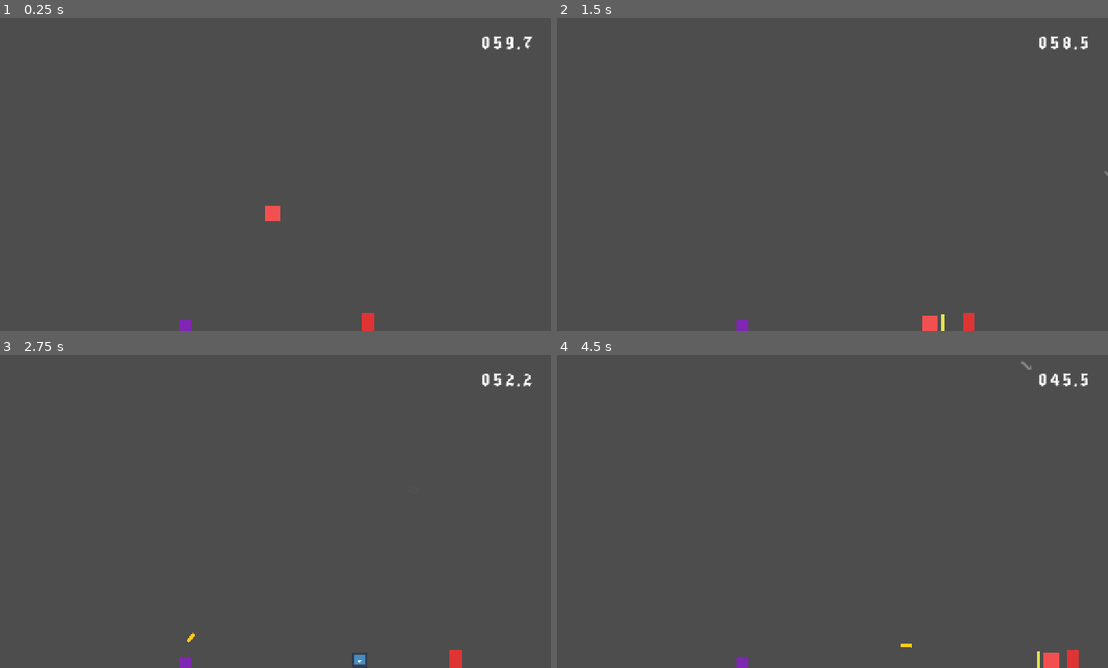
Above: before the commit, frames 1-4 (two rows, left to right).
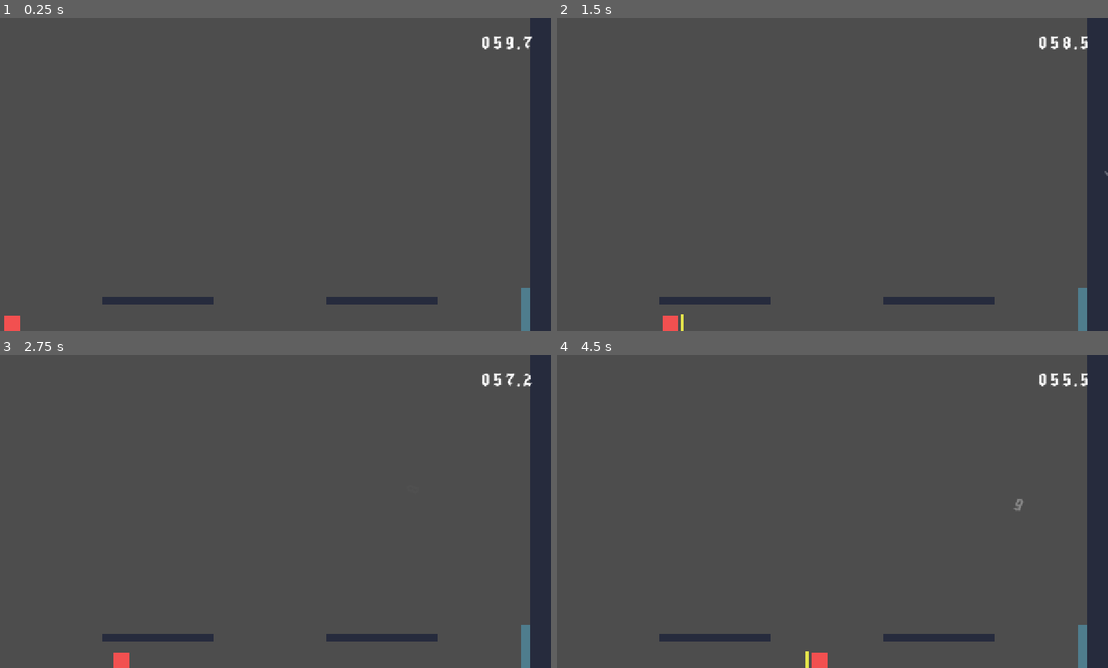
Above: after the commit, the same moments.

Repository: PACarniglia/count-hawk-down
Game: Godot game, scene res://scenes/world/World.tscn
The game is run twice, just before and just after one commit, with the same random seed, the same clock (stepped at 60 frames per second) and the same inputs. Before the commit the project starts from res://scenes/map_template/map_template.tscn. The engine's default icon, where the game draws it, is replaced by a stand-in: a white triangle on a blue panel in a dark square.
Inputs (mouse positions are in pixels of both pictures, inside the frame that each line leads up to):
- Up to frame 1 (0.25 s): no input
- Up to frame 2 (1.5 s): tap Enter at 0.5 s; move the mouse to (953, 158) at 0.52 s; hold D (move_right) from 0.53 s (still down); click (953, 158) at 0.6 s; tap W (move_jump) at 0.77 s; move the mouse to (716, 190) at 1.27 s; click (716, 190) at 1.35 s
- Up to frame 3 (2.75 s): tap W (move_jump) at 1.52 s; move the mouse to (330, 442) at 2.02 s; release D (move_right) at 2.03 s; hold A (move_left) from 2.03 s (still down); click (330, 442) at 2.1 s
- Up to frame 4 (4.5 s): move the mouse to (799, 574) at 2.77 s; release A (move_left) at 2.78 s; hold D (move_right) 2.78-4.28 s; click (799, 574) at 2.85 s; tap W (move_jump) at 3.02, 3.77 s; move the mouse to (997, 558) at 3.52 s; click (997, 558) at 3.6 s; move the mouse to (661, 464) at 4.27 s; hold A (move_left) from 4.28 s (still down); click (661, 464) at 4.35 s

The runs differ from the first frame. In frame 1, 5.5% of the frame differs, in the area x 0-100%, y 0-100%; in frame 2, 5.5%; in frame 3, 5.5%; in frame 4, 5.7%, in the area x 18-100%, y 0-100%.

Commit message:
Implement room streaming system with state persistence
Add a room-based architecture that streams rooms on-demand and persists entity state (e.g., removed enemies) across transitions. Creates RoomManager for coordinating transitions between rooms with smooth camera/player animations, StreamedRoom base class for individual room logic, RoomStateStore for tracking entity state changes, and Door prefab for room-to-room navigation. Updates all four existing rooms to use the new system and removes duplicate Player/Camera nodes. Entities can now persist changes across multiple room visits.

Diff:
--- a/project.godot
+++ b/project.godot
@@ -11,17 +11,18 @@
 [application]
 
 config/name="gamejam"
-run/main_scene="res://scenes/map_template/map_template.tscn"
+run/main_scene="res://scenes/world/World.tscn"
 config/features=PackedStringArray("4.7", "Forward Plus")
 config/icon="res://icon.svg"
+
+[audio]
+
+default_bus_layout="res://config/default_bus_layout.tres"
 
 [autoload]
 
 AudioSettings="*res://scripts/AudioSettings.gd"
-
-[audio]
-
-default_bus_layout="res://config/default_bus_layout.tres"
+RoomStateStore="*res://scripts/RoomStateStore.gd"
 
 [display]
 
--- a/scenes/Rooms/01_entry_room.tscn
+++ b/scenes/Rooms/01_entry_room.tscn
@@ -1,22 +1,12 @@
 [gd_scene format=3 uid="uid://bd6l6ib2vmrja"]
 
-[ext_resource type="Script" uid="uid://bxavk08ajcpfa" path="res://scenes/map_template/map_template.gd" id="1_ffyoo"]
-[ext_resource type="PackedScene" uid="uid://dlpbohgxrj7o6" path="res://scenes/prefabs/player/player.tscn" id="2_av1t3"]
+[ext_resource type="Script" path="res://scenes/world/Room.gd" id="1_ffyoo"]
 [ext_resource type="PackedScene" path="res://scenes/prefabs/platform/platform.tscn" id="5_ehskd"]
+[ext_resource type="PackedScene" path="res://scenes/prefabs/doors/Door.tscn" id="6_door"]
 
 [node name="Node2D" type="Node2D" unique_id=764478236]
 script = ExtResource("1_ffyoo")
-
-[node name="Camera2D" type="Camera2D" parent="." unique_id=831398233]
-position = Vector2(0, 10)
-limit_left = -640
-limit_top = -350
-limit_right = 640
-limit_bottom = 370
-
-[node name="Player" parent="." unique_id=789739344 instance=ExtResource("2_av1t3")]
-position = Vector2(-612, 343)
-time_limit_seconds = 60.0
+room_id = "entry"
 
 [node name="Ground" parent="." unique_id=2074432549 instance=ExtResource("5_ehskd")]
 position = Vector2(0, 394)
@@ -49,3 +39,17 @@
 position = Vector2(251, 300)
 platform_size = Vector2(256, 20)
 platform_color = Color(0.14902, 0.172549, 0.239216, 1)
+
+[node name="CameraAnchor" type="Marker2D" parent="." unique_id=1994638864]
+position = Vector2(0, 10)
+
+[node name="EntryPointLeft" type="Marker2D" parent="." unique_id=1077264085]
+position = Vector2(-600, 352)
+
+[node name="EntryPointRight" type="Marker2D" parent="." unique_id=1372063296]
+position = Vector2(609, 343)
+
+[node name="DoorToMovement" parent="." instance=ExtResource("6_door")]
+position = Vector2(600, 330)
+target_room_id = "movement"
+target_entry_id = "EntryPointLeft"
--- a/scenes/Rooms/02_movement_explination.tscn
+++ b/scenes/Rooms/02_movement_explination.tscn
@@ -1,22 +1,12 @@
 [gd_scene format=3 uid="uid://coh5o1uh0537g"]
 
-[ext_resource type="Script" uid="uid://bxavk08ajcpfa" path="res://scenes/map_template/map_template.gd" id="1_8giiw"]
-[ext_resource type="PackedScene" uid="uid://dlpbohgxrj7o6" path="res://scenes/prefabs/player/player.tscn" id="2_fop22"]
+[ext_resource type="Script" uid="uid://lwkwjbnto4et" path="res://scenes/world/Room.gd" id="1_8giiw"]
 [ext_resource type="PackedScene" path="res://scenes/prefabs/platform/platform.tscn" id="5_ucvik"]
+[ext_resource type="PackedScene" path="res://scenes/prefabs/doors/Door.tscn" id="6_door"]
 
-[node name="Node2D" type="Node2D" unique_id=764478236]
+[node name="Node2D2" type="Node2D" unique_id=764478236]
 script = ExtResource("1_8giiw")
-
-[node name="Camera2D" type="Camera2D" parent="." unique_id=831398233]
-position = Vector2(0, 10)
-limit_left = -640
-limit_top = -350
-limit_right = 640
-limit_bottom = 370
-
-[node name="Player" parent="." unique_id=789739344 instance=ExtResource("2_fop22")]
-position = Vector2(-618, 350)
-time_limit_seconds = 60.0
+room_id = "movement"
 
 [node name="Ground" parent="." unique_id=2074432549 instance=ExtResource("5_ucvik")]
 position = Vector2(0, 394)
@@ -76,3 +66,22 @@
 rotation = -1.5707964
 platform_size = Vector2(400, 20)
 platform_color = Color(0.14902, 0.172549, 0.239216, 1)
+
+[node name="CameraAnchor" type="Marker2D" parent="." unique_id=1692632476]
+position = Vector2(0, 10)
+
+[node name="EntryPointLeft" type="Marker2D" parent="." unique_id=1307134958]
+position = Vector2(-600, 352)
+
+[node name="EntryPointRight" type="Marker2D" parent="." unique_id=1887710124]
+position = Vector2(615, -292)
+
+[node name="DoorToEntry" parent="." unique_id=1707719573 instance=ExtResource("6_door")]
+position = Vector2(-600, 330)
+target_room_id = "entry"
+target_entry_id = "EntryPointRight"
+
+[node name="DoorToMelee" parent="." unique_id=248123635 instance=ExtResource("6_door")]
+position = Vector2(612, -293)
+target_room_id = "melee"
+target_entry_id = "EntryPointLeft"
--- a/scenes/Rooms/03_basic_melee_combat.tscn
+++ b/scenes/Rooms/03_basic_melee_combat.tscn
@@ -1,26 +1,17 @@
 [gd_scene format=3 uid="uid://b6m6ea8ioge67"]
 
-[ext_resource type="Script" uid="uid://bxavk08ajcpfa" path="res://scenes/map_template/map_template.gd" id="1_4mqt4"]
-[ext_resource type="PackedScene" uid="uid://dlpbohgxrj7o6" path="res://scenes/prefabs/player/player.tscn" id="2_lmq75"]
+[ext_resource type="Script" path="res://scenes/world/Room.gd" id="1_4mqt4"]
 [ext_resource type="PackedScene" path="res://scenes/prefabs/enemy/enemy.tscn" id="3_1wqyq"]
 [ext_resource type="PackedScene" path="res://scenes/prefabs/platform/platform.tscn" id="5_mbpq8"]
+[ext_resource type="PackedScene" path="res://scenes/prefabs/doors/Door.tscn" id="6_door"]
 
 [node name="Node2D" type="Node2D" unique_id=764478236]
 script = ExtResource("1_4mqt4")
-
-[node name="Camera2D" type="Camera2D" parent="." unique_id=831398233]
-position = Vector2(0, 10)
-limit_left = -640
-limit_top = -350
-limit_right = 640
-limit_bottom = 370
-
-[node name="Player" parent="." unique_id=789739344 instance=ExtResource("2_lmq75")]
-position = Vector2(-604, 349)
-time_limit_seconds = 60.0
+room_id = "melee"
 
 [node name="Enemy" parent="." unique_id=2118506278 instance=ExtResource("3_1wqyq")]
 position = Vector2(599, 352)
+state_id = "right_guard"
 
 [node name="Ground" parent="." unique_id=2074432549 instance=ExtResource("5_mbpq8")]
 position = Vector2(0, 394)
@@ -54,3 +45,22 @@
 position = Vector2(192, 257)
 platform_size = Vector2(256, 20)
 platform_color = Color(0.14902, 0.172549, 0.239216, 1)
+
+[node name="CameraAnchor" type="Marker2D" parent="." unique_id=1376170785]
+position = Vector2(0, 10)
+
+[node name="EntryPointLeft" type="Marker2D" parent="." unique_id=2146767675]
+position = Vector2(-600, 352)
+
+[node name="EntryPointRight" type="Marker2D" parent="." unique_id=1473887890]
+position = Vector2(609, 343)
+
+[node name="DoorToMovement" parent="." instance=ExtResource("6_door")]
+position = Vector2(-600, 330)
+target_room_id = "movement"
+target_entry_id = "EntryPointRight"
+
+[node name="DoorToRanged" parent="." instance=ExtResource("6_door")]
+position = Vector2(600, 330)
+target_room_id = "ranged"
+target_entry_id = "EntryPointLeft"
--- a/scenes/Rooms/04_basic_range_combat.tscn
+++ b/scenes/Rooms/04_basic_range_combat.tscn
@@ -1,26 +1,17 @@
 [gd_scene format=3 uid="uid://bd2ab8r6jw5jt"]
 
-[ext_resource type="Script" uid="uid://bxavk08ajcpfa" path="res://scenes/map_template/map_template.gd" id="1_aew8b"]
-[ext_resource type="PackedScene" uid="uid://dlpbohgxrj7o6" path="res://scenes/prefabs/player/player.tscn" id="2_4ptfx"]
+[ext_resource type="Script" path="res://scenes/world/Room.gd" id="1_aew8b"]
 [ext_resource type="PackedScene" path="res://scenes/prefabs/enemy/turret.tscn" id="4_sb4u2"]
 [ext_resource type="PackedScene" path="res://scenes/prefabs/platform/platform.tscn" id="5_lh0ja"]
+[ext_resource type="PackedScene" path="res://scenes/prefabs/doors/Door.tscn" id="6_door"]
 
 [node name="Node2D" type="Node2D" unique_id=764478236]
 script = ExtResource("1_aew8b")
-
-[node name="Camera2D" type="Camera2D" parent="." unique_id=831398233]
-position = Vector2(0, 10)
-limit_left = -640
-limit_top = -350
-limit_right = 640
-limit_bottom = 370
-
-[node name="Player" parent="." unique_id=789739344 instance=ExtResource("2_4ptfx")]
-position = Vector2(-596, 349)
-time_limit_seconds = 60.0
+room_id = "ranged"
 
 [node name="Turret" parent="." unique_id=1249402457 instance=ExtResource("4_sb4u2")]
 position = Vector2(517, 354)
+state_id = "right_turret"
 
 [node name="Ground" parent="." unique_id=2074432549 instance=ExtResource("5_lh0ja")]
 position = Vector2(0, 394)
@@ -43,3 +34,17 @@
 rotation = 1.5708
 platform_size = Vector2(816, 48)
 platform_color = Color(0.14902, 0.172549, 0.239216, 1)
+
+[node name="CameraAnchor" type="Marker2D" parent="." unique_id=940273135]
+position = Vector2(0, 10)
+
+[node name="EntryPointLeft" type="Marker2D" parent="." unique_id=1150503863]
+position = Vector2(-600, 352)
+
+[node name="EntryPointRight" type="Marker2D" parent="." unique_id=806061329]
+position = Vector2(609, 343)
+
+[node name="DoorToMelee" parent="." instance=ExtResource("6_door")]
+position = Vector2(-600, 330)
+target_room_id = "melee"
+target_entry_id = "EntryPointRight"
--- /dev/null
+++ b/scenes/prefabs/doors/Door.gd
@@ -0,0 +1,23 @@
+class_name RoomDoor
+extends Area2D
+
+@export var target_room_id: String
+@export var target_entry_id: String
+
+var _used: bool = false
+
+
+func _on_body_entered(body: Node2D) -> void:
+	if _used or not body.is_in_group("player"):
+		return
+	var manager := get_tree().get_first_node_in_group("room_manager") as RoomManager
+	if manager == null:
+		push_warning("Room door has no RoomManager.")
+		return
+	_used = true
+	manager.transition_requested.connect(_reset_after_transition, CONNECT_ONE_SHOT)
+	manager.request_transition(target_room_id, target_entry_id)
+
+
+func _reset_after_transition() -> void:
+	_used = false
--- /dev/null
+++ b/scenes/prefabs/doors/Door.tscn
@@ -0,0 +1,20 @@
+[gd_scene load_steps=3 format=3]
+
+[ext_resource type="Script" path="res://scenes/prefabs/doors/Door.gd" id="1"]
+
+[sub_resource type="RectangleShape2D" id="RectangleShape2D_door"]
+size = Vector2(56, 120)
+
+[node name="Door" type="Area2D"]
+script = ExtResource("1")
+collision_layer = 0
+collision_mask = 1
+
+[node name="CollisionShape2D" type="CollisionShape2D" parent="."]
+shape = SubResource("RectangleShape2D_door")
+
+[node name="Visual" type="Polygon2D" parent="."]
+color = Color(0.321569, 0.780392, 0.929412, 0.4)
+polygon = PackedVector2Array(-28, -60, 28, -60, 28, 60, -28, 60)
+
+[connection signal="body_entered" from="." to="." method="_on_body_entered"]
--- a/scenes/prefabs/enemy/enemy.gd
+++ b/scenes/prefabs/enemy/enemy.gd
@@ -5,8 +5,13 @@
 @export var move_speed: float = 80.0
 @export var gravity: float = 1800.0
 @export var max_fall_speed: float = 1100.0
+@export var state_id: String
 
 var _direction: float = 1.0
+
+
+func _ready() -> void:
+	add_to_group("room_persistent")
 
 
 func _physics_process(delta: float) -> void:
@@ -49,4 +54,16 @@
 
 
 func die() -> void:
+	_save_removed_state()
 	queue_free()
+
+
+func _save_removed_state() -> void:
+	if state_id.is_empty():
+		return
+	var node: Node = get_parent()
+	while node != null:
+		if node is StreamedRoom:
+			RoomStateStore.set_entity_state(node.room_id, state_id, {"removed": true})
+			return
+		node = node.get_parent()
--- a/scenes/prefabs/enemy/turret.gd
+++ b/scenes/prefabs/enemy/turret.gd
@@ -3,8 +3,13 @@
 @export var fire_interval: float = 2.5
 @export var missile_scene: PackedScene
 @export var spawn_offset: Vector2 = Vector2(0, -20)
+@export var state_id: String
 
 var _fire_timer: float = 0.0
+
+
+func _ready() -> void:
+	add_to_group("room_persistent")
 
 
 func _physics_process(delta: float) -> void:
@@ -23,4 +28,16 @@
 
 
 func die() -> void:
+	_save_removed_state()
 	queue_free()
+
+
+func _save_removed_state() -> void:
+	if state_id.is_empty():
+		return
+	var node: Node = get_parent()
+	while node != null:
+		if node is StreamedRoom:
+			RoomStateStore.set_entity_state(node.room_id, state_id, {"removed": true})
+			return
+		node = node.get_parent()
--- a/scenes/prefabs/player/player_controller.gd
+++ b/scenes/prefabs/player/player_controller.gd
@@ -34,6 +34,7 @@
 var flash_timer: float = 0.0
 var sword_timer: float = 0.0
 var _facing: float = 1.0
+var input_locked: bool = false
 
 
 @onready var countdown: CountdownDisplay = $TimerLayer/Countdown
@@ -48,6 +49,9 @@
 
 func _physics_process(delta: float) -> void:
 	if is_game_over:
+		velocity = Vector2.ZERO
+		return
+	if input_locked:
 		velocity = Vector2.ZERO
 		return
 
--- /dev/null
+++ b/scenes/world/Room.gd
@@ -0,0 +1,26 @@
+class_name StreamedRoom
+extends Node2D
+
+@export var room_id: String
+
+@onready var camera_anchor: Marker2D = $CameraAnchor
+
+
+func get_entry(entry_id: String) -> Marker2D:
+	return get_node_or_null(entry_id) as Marker2D
+
+
+func apply_saved_state() -> void:
+	for node in get_tree().get_nodes_in_group("room_persistent"):
+		if not is_ancestor_of(node):
+			continue
+		var state_id := str(node.get("state_id"))
+		if state_id.is_empty():
+			continue
+		var state := RoomStateStore.get_entity_state(room_id, state_id)
+		if state.get("removed", false):
+			node.queue_free()
+
+
+func _ready() -> void:
+	apply_saved_state()
--- /dev/null
+++ b/scenes/world/RoomManager.gd
@@ -0,0 +1,123 @@
+class_name RoomManager
+extends Node
+
+signal transition_requested
+
+const ROOM_DATA := {
+	"entry": {
+		"path": "res://scenes/Rooms/01_entry_room.tscn",
+		"position": Vector2(0, 0),
+		"neighbors": ["movement"],
+	},
+	"movement": {
+		"path": "res://scenes/Rooms/02_movement_explination.tscn",
+		"position": Vector2(1280, 0),
+		"neighbors": ["entry", "melee"],
+	},
+	"melee": {
+		"path": "res://scenes/Rooms/03_basic_melee_combat.tscn",
+		"position": Vector2(2560, 0),
+		"neighbors": ["movement", "ranged"],
+	},
+	"ranged": {
+		"path": "res://scenes/Rooms/04_basic_range_combat.tscn",
+		"position": Vector2(3840, 0),
+		"neighbors": ["melee"],
+	},
+}
+
+@export var starting_room_id := "entry"
+@export var starting_entry_id := "EntryPointLeft"
+@export var transition_duration := 0.55
+
+var current_room_id := ""
+var loaded_rooms: Dictionary = {}
+var is_transitioning := false
+
+@onready var world := get_parent() as Node2D
+@onready var loaded_rooms_root := world.get_node("LoadedRooms") as Node2D
+@onready var player := world.get_node("Player") as CharacterBody2D
+@onready var camera := world.get_node("Camera2D") as Camera2D
+
+
+func _ready() -> void:
+	add_to_group("room_manager")
+	call_deferred("_start")
+
+
+func _start() -> void:
+	RoomStateStore.load_from_disk()
+	var room := load_room(starting_room_id)
+	var entry := room.get_entry(starting_entry_id)
+	if entry == null:
+		push_error("Missing entry '%s' in room '%s'." % [starting_entry_id, starting_room_id])
+		return
+	current_room_id = starting_room_id
+	player.global_position = entry.global_position
+	camera.global_position = room.camera_anchor.global_position
+	load_neighbors(current_room_id)
+
+
+func request_transition(target_room_id: String, target_entry_id: String) -> void:
+	if is_transitioning or target_room_id == current_room_id:
+		return
+	transition_to(target_room_id, target_entry_id)
+
+
+func transition_to(target_room_id: String, target_entry_id: String) -> void:
+	if not ROOM_DATA.has(target_room_id):
+		push_error("Unknown room ID: %s" % target_room_id)
+		return
+	is_transitioning = true
+	player.set("input_locked", true)
+
+	var target_room := load_room(target_room_id)
+	var target_entry := target_room.get_entry(target_entry_id)
+	if target_entry == null:
+		push_error("Missing entry '%s' in room '%s'." % [target_entry_id, target_room_id])
+		player.set("input_locked", false)
+		is_transitioning = false
+		return
+
+	var tween := create_tween().set_parallel(true)
+	tween.tween_property(camera, "global_position", target_room.camera_anchor.global_position, transition_duration).set_trans(Tween.TRANS_SINE).set_ease(Tween.EASE_IN_OUT)
+	tween.tween_property(player, "global_position", target_entry.global_position, transition_duration).set_trans(Tween.TRANS_SINE).set_ease(Tween.EASE_IN_OUT)
+	await tween.finished
+
+	current_room_id = target_room_id
+	load_neighbors(current_room_id)
+	unload_distant_rooms()
+	player.set("input_locked", false)
+	is_transitioning = false
+	transition_requested.emit()
+
+
+func load_room(room_id: String) -> StreamedRoom:
+	if loaded_rooms.has(room_id):
+		return loaded_rooms[room_id] as StreamedRoom
+	var data: Dictionary = ROOM_DATA[room_id]
+	var scene := load(data.path) as PackedScene
+	if scene == null:
+		push_error("Could not load room scene: %s" % data.path)
+		return null
+	var room := scene.instantiate() as StreamedRoom
+	loaded_rooms_root.add_child(room)
+	room.global_position = data.position
+	loaded_rooms[room_id] = room
+	return room
+
+
+func load_neighbors(room_id: String) -> void:
+	for neighbor_id in ROOM_DATA[room_id].neighbors:
+		load_room(neighbor_id)
+
+
+func unload_distant_rooms() -> void:
+	var keep: Array = [current_room_id]
+	keep.append_array(ROOM_DATA[current_room_id].neighbors)
+	for room_id in loaded_rooms.keys():
+		if room_id in keep:
+			continue
+		var room := loaded_rooms[room_id] as StreamedRoom
+		room.queue_free()
+		loaded_rooms.erase(room_id)
--- /dev/null
+++ b/scenes/world/World.tscn
@@ -0,0 +1,26 @@
+[gd_scene format=3 uid="uid://bhrc8xx5h5ope"]
+
+[ext_resource type="Script" uid="uid://drto77bk7aqyy" path="res://scenes/world/world.gd" id="1_1oml7"]
+[ext_resource type="PackedScene" uid="uid://dlpbohgxrj7o6" path="res://scenes/prefabs/player/player.tscn" id="2_6eebf"]
+[ext_resource type="Script" path="res://scenes/world/RoomManager.gd" id="3_room_manager"]
+
+[node name="World" type="Node2D" unique_id=1918589627]
+script = ExtResource("1_1oml7")
+
+[node name="LoadedRooms" type="Node2D" parent="." unique_id=189567005]
+
+[node name="Camera2D" type="Camera2D" parent="." unique_id=1756914178]
+position = Vector2(0, 10)
+limit_left = -100000
+limit_top = -100000
+limit_right = 100000
+limit_bottom = 100000
+
+[node name="Player" parent="." unique_id=740720376 instance=ExtResource("2_6eebf")]
+position = Vector2(0, 40)
+time_limit_seconds = 60.0
+
+[node name="RoomManager" type="Node" parent="." unique_id=1818282632]
+script = ExtResource("3_room_manager")
+
+[node name="CanvasLayer" type="CanvasLayer" parent="." unique_id=133418314]
--- /dev/null
+++ b/scenes/world/world.gd
@@ -0,0 +1,14 @@
+extends Node2D
+
+signal game_over_requested(reason: String)
+
+@onready var player: CharacterBody2D = $Player
+
+
+func _ready() -> void:
+	player.game_over_requested.connect(_on_player_game_over_requested)
+
+
+func _on_player_game_over_requested(reason: String) -> void:
+	RoomStateStore.save_to_disk()
+	game_over_requested.emit(reason)
--- /dev/null
+++ b/scripts/RoomStateStore.gd
@@ -0,0 +1,35 @@
+extends Node
+
+## Stores changes from each room's authored default layout.
+## This is intentionally independent of loaded room instances, so backtracking works.
+var rooms: Dictionary = {}
+
+
+func get_entity_state(room_id: String, state_id: String) -> Dictionary:
+	return rooms.get(room_id, {}).get(state_id, {})
+
+
+func set_entity_state(room_id: String, state_id: String, state: Dictionary) -> void:
+	if not rooms.has(room_id):
+		rooms[room_id] = {}
+	rooms[room_id][state_id] = state.duplicate(true)
+
+
+func save_to_disk() -> Error:
+	var file := FileAccess.open("user://room_state.save", FileAccess.WRITE)
+	if file == null:
+		return FileAccess.get_open_error()
+	file.store_var(rooms, true)
+	return OK
+
+
+func load_from_disk() -> Error:
+	if not FileAccess.file_exists("user://room_state.save"):
+		return OK
+	var file := FileAccess.open("user://room_state.save", FileAccess.READ)
+	if file == null:
+		return FileAccess.get_open_error()
+	var loaded: Variant = file.get_var(true)
+	if loaded is Dictionary:
+		rooms = loaded
+	return OK
Not shown, added: scenes/prefabs/doors/Door.gd.uid
Not shown, added: scenes/world/Room.gd.uid
Not shown, added: scenes/world/RoomManager.gd.uid
Not shown, added: scenes/world/world.gd.uid
Not shown, added: scripts/RoomStateStore.gd.uid
